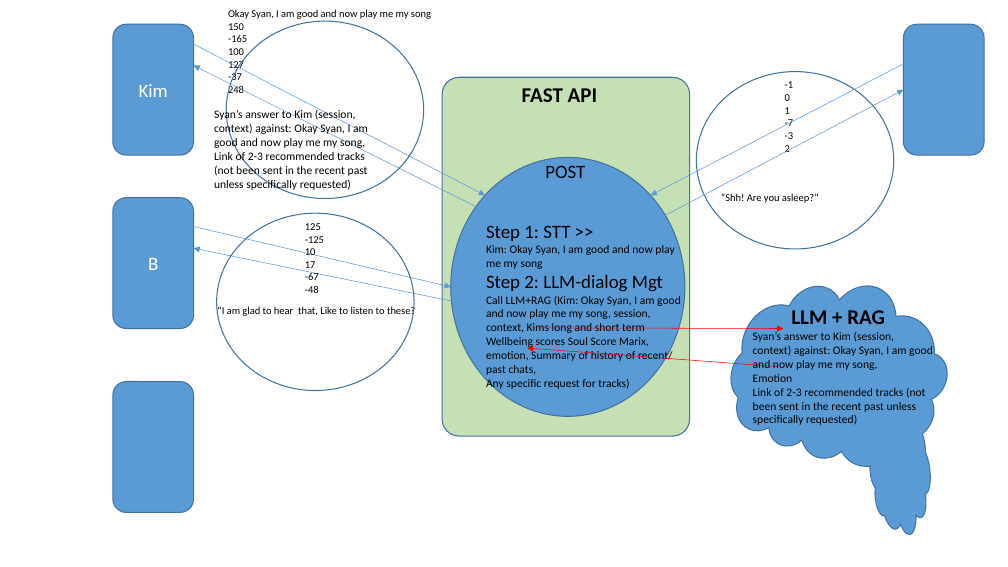
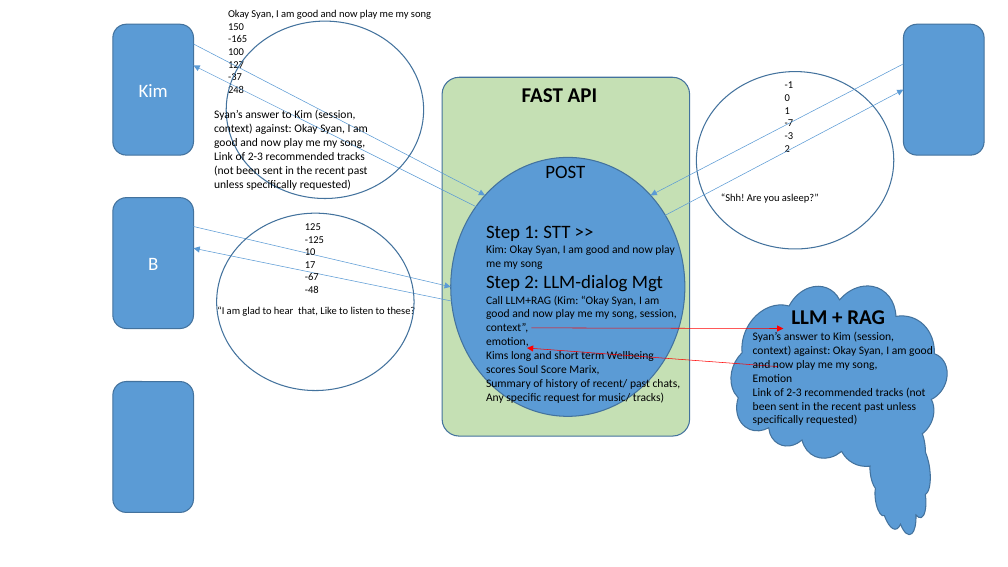
Before and after one commit to anodiamadmin/RedDust, a slide deck: slide 10 of Docs/ProductDesign.pptx. Drawn at 1008x567 pixels with LibreOffice and Linux fonts; fonts in the diff are those of the drawing. Boxes give left, top, right and bottom in pixels: in the first picture for what was removed or moved away, otherwise in the second. Text is boxed around its words. In the diff, an @@ line names an element or a change of style, - is before the commit and + after.

```diff
--- a/Docs/ProductDesign.pptx
+++ b/Docs/ProductDesign.pptx
@@ text at (x1=486, y1=225, x2=681, y2=404): text changed @@
-Step 1: STT >>
-Kim: Okay Syan, I am good and now play me my song
-Step 2: LLM-dialog Mgt
-Call LLM+RAG (Kim: Okay Syan, I am good and now play me my song, session, context, Kims long and short term Wellbeing scores Soul Score Marix, emotion, Summary of history of recent/ past chats,
-Any specific request for tracks)
+Step 1: STT >>
+Kim: Okay Syan, I am good and now play me my song
+Step 2: LLM-dialog Mgt
+Call LLM+RAG (Kim: “Okay Syan, I am good and now play me my song, session, context”,
+emotion,
+Kims long and short term Wellbeing scores Soul Score Marix,
+Summary of history of recent/ past chats,
+Any specific request for music/ tracks)
```
Also in this commit, not shown: 1 other slide changed, 4 other files.
